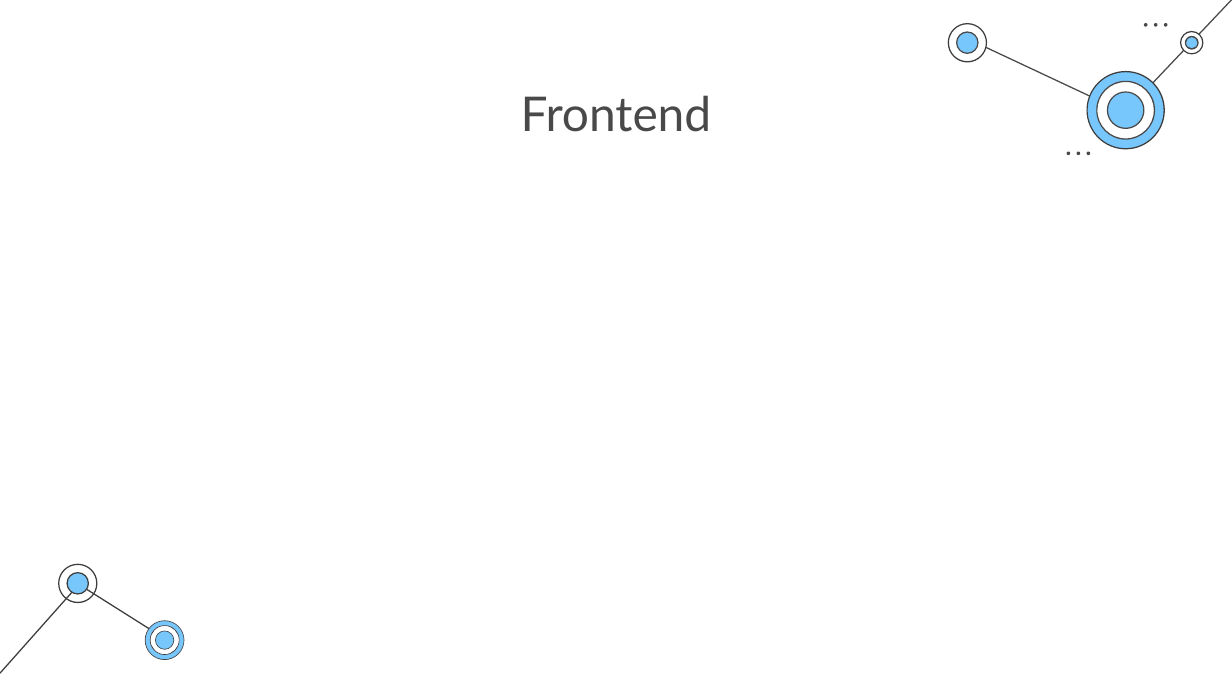
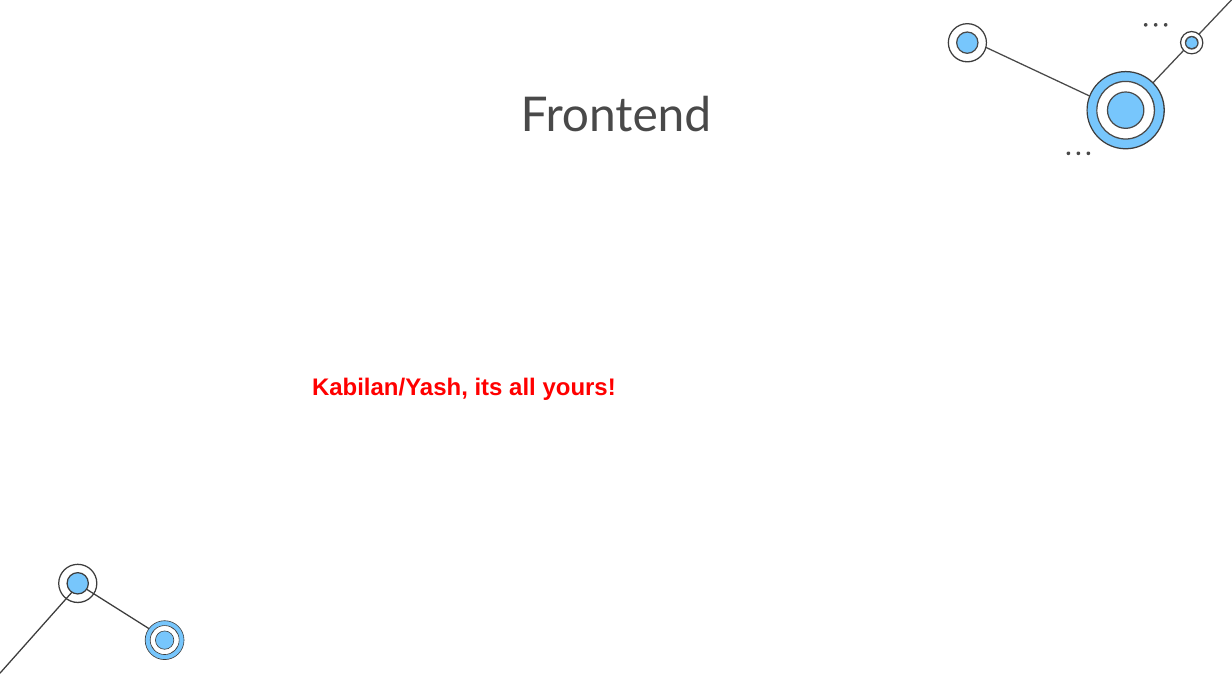
Before and after one commit to kabilan16/LoanManagement, a slide deck: slide 4 of Technology Consulting by Slidesgo.pptx. Drawn at 1232x693 pixels with LibreOffice and Linux fonts; fonts in the diff are those of the drawing. Boxes give left, top, right and bottom in pixels: in the first picture for what was removed or moved away, otherwise in the second. Text is boxed around its words. In the diff, an @@ line names an element or a change of style, - is before the commit and + after.

```diff
--- a/Technology Consulting by Slidesgo.pptx
+++ b/Technology Consulting by Slidesgo.pptx
@@ text added at [312,377,616,400], 14 pt, text #FF0000, bold @@
+Kabilan/Yash, its all yours!
```
Also in this commit, not shown: 3 other slides changed, 2 slides added, 2 slides removed.
